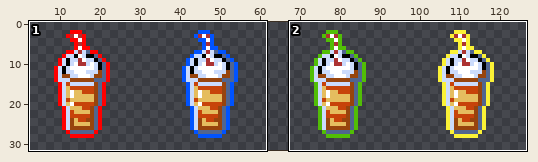
Sprite sheet: sprites/milkshake-sheet.png. The first picture is a wide view before the edit; the outline marks the close-up.
Close-up. As it was:
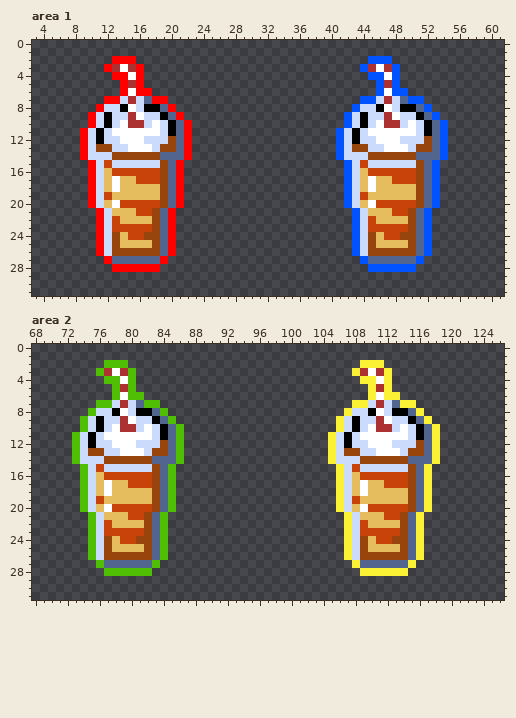
The file is 128x32 pixels. Shown: area 1: x 3..61, y 0..31; area 2: x 68..126, y 0..31. The wide view leaves out empty margins.
And afterwards:
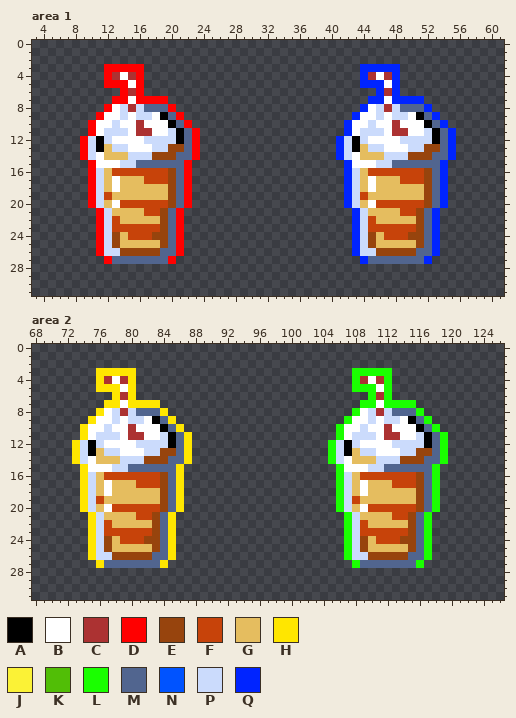
Palette (. is transparent): A #000000  B #ffffff  C #ac3232  D #ff0000  E #97440d  F #c7430a  G #e5bd5f  H #ffe600  J #fbf236  K #51be06  L #1aff00  M #51658f  N #0053ff  P #cbdbfc  Q #0024ff
From old to new:
Changed rows in their new state; - is an unchanged pixel.
Area 1:
first column x 9:
 2 ----...-----------------------------...--------
 3 ----DDD----------------------------QQQQQ-------
 4 ---DCBC----------------------------QCBCQ-------
 5 ---DD-B----------------------------QQQBQ-------
 6 ------C-.----------------------------QCQ.------
 7 ---.-DBDD--------------------------.QQBQQQQ----
 8 --.DBPC-MM------------------------.QBPC-MM-Q---
 9 -.DBB-BP-B-----------------------.QBB-BP-B--Q--
10 --BB--B-B-B----------------------QBB--B-B-B--Q-
11 .DB-PP-CC-BPAMD-----------------.QB-PP-CC-BPAMQ
12 ----B------PAMD-----------------Q---B------PAMQ
13 --AG------P-EMD-----------------Q-AG------P-EMQ
14 --BGGGPPP-EE-MD-----------------Q-BGGGPPP-EE-MQ
15 --BBB--MMMM-MD-------------------QBBB--MMMM-MQ-
16 ----------FEMD-------------------Q--------FEMQ-
17 -------G--FEMD-------------------Q-----G--FEMQ-
18 ----------GEMD-------------------Q--------GEMQ-
19 ----------GEMD-------------------Q--------GEMQ-
20 ----------FEMD-------------------Q--------FEMQ-
21 -------G-FEMD---------------------Q----G-FEMQ--
22 ---------GEMD---------------------Q------GEMQ--
23 ---------FEMD---------------------Q------FEMQ--
24 --------F-EMD---------------------Q-----F-EMQ--
25 ---------GEMD---------------------Q------GEMQ--
26 ----P------MD---------------------Q-P------MQ--
27 ----------MD-----------------------Q------MQ---
28 ----......--------------------------......-----
Area 2:
first column x 73:
 2 ----...-----------------------------...--------
 3 ---HHHHH---------------------------LLLLL-------
 4 ---HCBCH---------------------------LCBCL-------
 5 ---HHHBH---------------------------LLLBL-------
 6 -----HCH.----------------------------LCL.------
 7 ---.HHBHHHH------------------------.LLBLLLL----
 8 --.HBPC-MM-H----------------------.LBPC-MM-L---
 9 -.HBB-BP-B--H--------------------.LBB-BP-B--L--
10 -HBB--B-B-B--H-------------------LBB--B-B-B--L-
11 .HB-PP-CC-BPAMH-----------------.LB-PP-CC-BPAML
12 H---B------PAMH-----------------L---B------PAML
13 H-AG------P-EMH-----------------L-AG------P-EML
14 H-BGGGPPP-EE-MH-----------------L-BGGGPPP-EE-ML
15 -HBBB--MMMM-MH-------------------LBBB--MMMM-ML-
16 -H--------FEMH-------------------L--------FEML-
17 -H-----G--FEMH-------------------L-----G--FEML-
18 -H--------GEMH-------------------L--------GEML-
19 -H--------GEMH-------------------L--------GEML-
20 -H--------FEMH-------------------L--------FEML-
21 --H----G-FEMH---------------------L----G-FEML--
22 --H------GEMH---------------------L------GEML--
23 --H------FEMH---------------------L------FEML--
24 --H-----F-EMH---------------------L-----F-EML--
25 --H------GEMH---------------------L------GEML--
26 --H-P------MH---------------------L-P------ML--
27 ---H------MH-----------------------L------ML---
28 ----......--------------------------......-----
Where, in picture pixels (left, top, right, bottom), the same in both close-ups:
changed: (80, 56, 200, 272)
changed: (336, 56, 456, 272)
changed: (72, 360, 192, 576)
changed: (328, 360, 448, 576)
